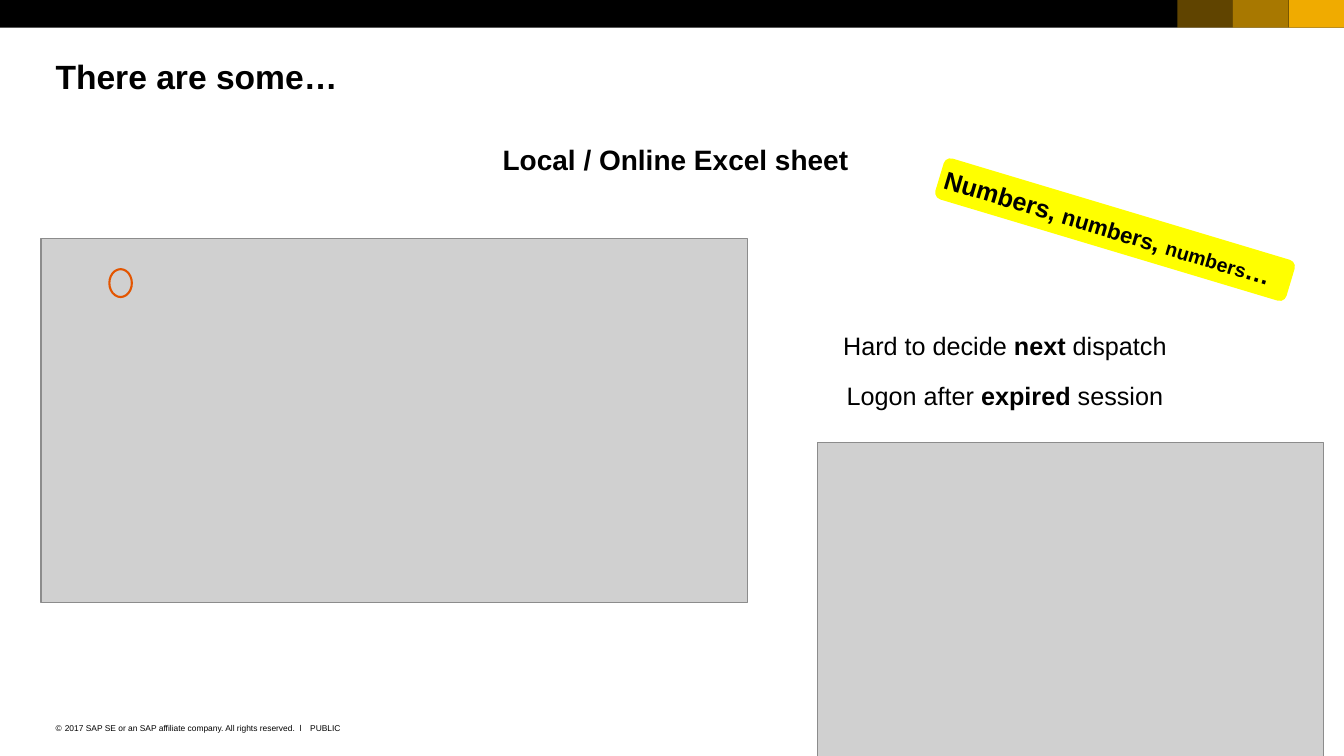
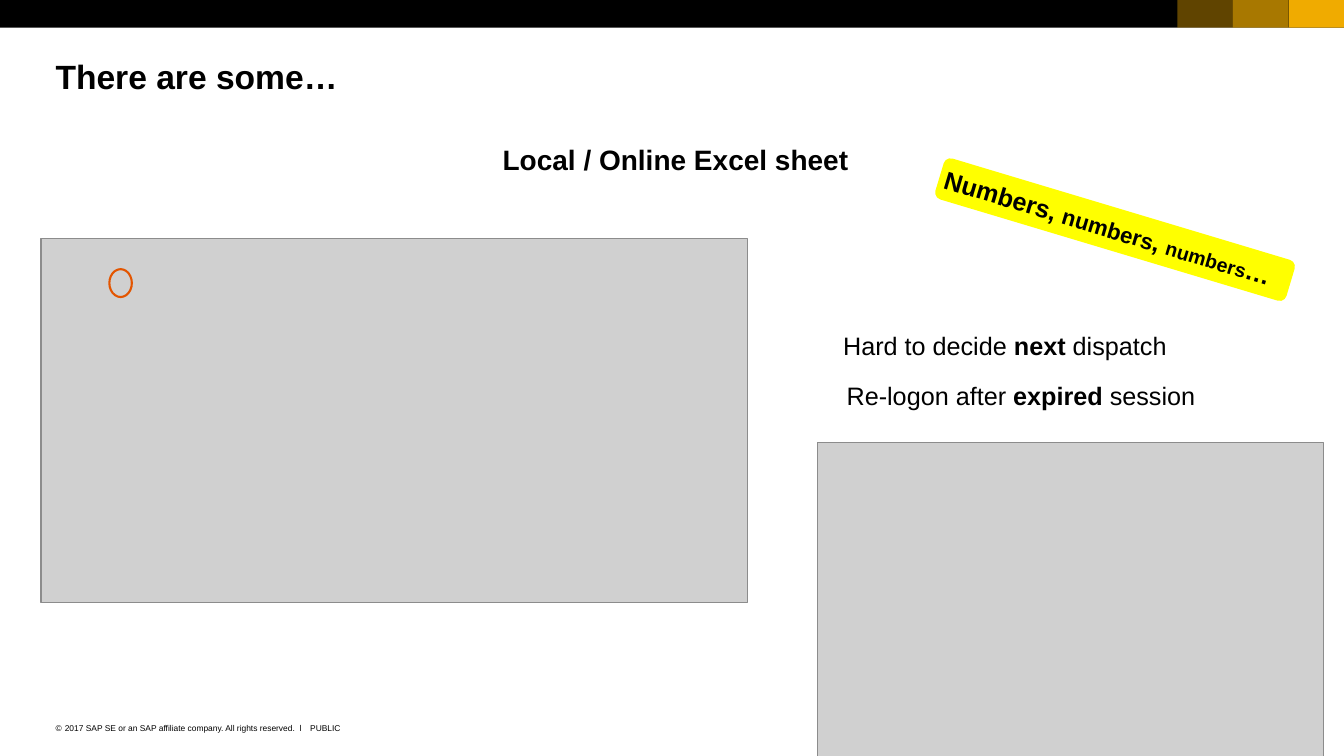
Before and after one commit to Ahaan17Saroch/Queue-Manager-Cloud-Dispatcher, a slide deck: slide 10 of SAP_2017_16x9_black_and_white.pptx. Drawn at 1344x756 pixels with LibreOffice and Linux fonts; fonts in the diff are those of the drawing; grey boxes stand for pictures. Boxes give left, top, right and bottom in pixels: in the first picture for what was removed or moved away, otherwise in the second. Text is boxed around its words. In the diff, an @@ line names an element or a change of style, - is before the commit and + after.

```diff
--- a/SAP_2017_16x9_black_and_white.pptx
+++ b/SAP_2017_16x9_black_and_white.pptx
@@ text at box(847, 386, 1195, 411): text changed @@
-Logon after expired session
+Re-logon after expired session
```
Also in this commit, not shown: 1 other slide changed, 5 slides added, 10 slides removed, 25 other files.
